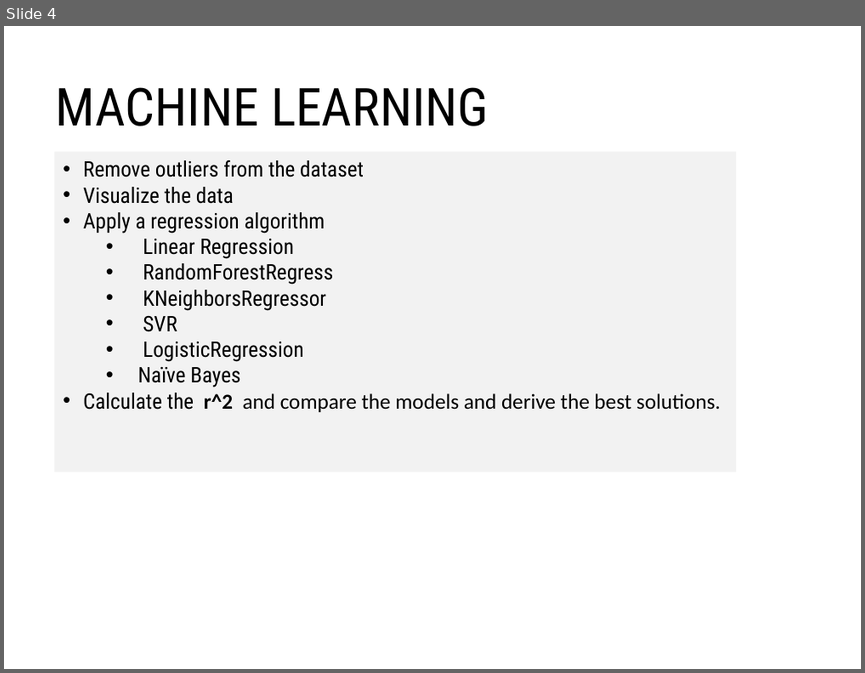
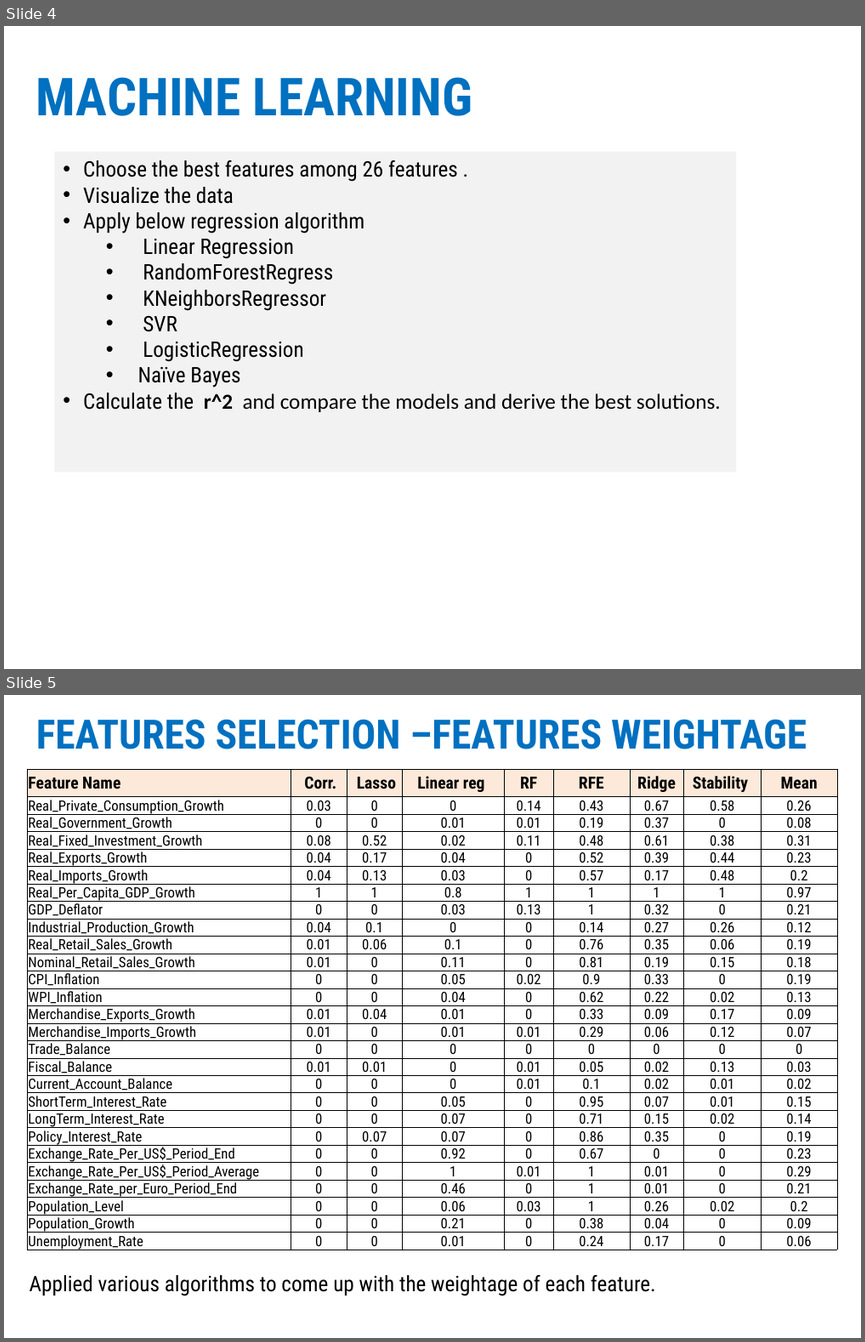
Before and after one commit to gusharani/Project, a slide deck: DS project ppt - Usha.pptx. Shown one above the other, each under a label of ours: slide 4 before the commit, slides 4 and 5 after it. The pictures are 865x673 and 865x1342 pixels, drawn with LibreOffice and Linux fonts; fonts in the diff are those of the drawing. Boxes give left, top, right and bottom in pixels: in the first picture for what was removed or moved away, otherwise in the second. Text is boxed around its words. In the diff, an @@ line names an element or a change of style, - is before the commit and + after.

```diff
--- a/DS project ppt - Usha.pptx
+++ b/DS project ppt - Usha.pptx
@@ slide 5 added at (x1=4, y1=695, x2=861, y2=1338), background #FFFFFF @@
@@ title added at (x1=36, y1=719, x2=806, y2=749), 34 pt, text #0070C0, bold @@
+FEATURES SELECTION –FEATURES WEIGHTAGE
@@ table added at (x1=28, y1=769, x2=837, y2=1259), 27 rows, 9 columns @@
+Feature Name | Corr. | Lasso | Linear reg | RF | RFE | Ridge | Stability | Mean
+Real_Private_Consumption_Growth | 0.03 | 0 | 0 | 0.14 | 0.43 | 0.67 | 0.58 | 0.26
+Real_Government_Growth | 0 | 0 | 0.01 | 0.01 | 0.19 | 0.37 | 0 | 0.08
+Real_Fixed_Investment_Growth | 0.08 | 0.52 | 0.02 | 0.11 | 0.48 | 0.61 | 0.38 | 0.31
+Real_Exports_Growth | 0.04 | 0.17 | 0.04 | 0 | 0.52 | 0.39 | 0.44 | 0.23
+Real_Imports_Growth | 0.04 | 0.13 | 0.03 | 0 | 0.57 | 0.17 | 0.48 | 0.2
+Real_Per_Capita_GDP_Growth | 1 | 1 | 0.8 | 1 | 1 | 1 | 1 | 0.97
+GDP_Deflator | 0 | 0 | 0.03 | 0.13 | 1 | 0.32 | 0 | 0.21
+Industrial_Production_Growth | 0.04 | 0.1 | 0 | 0 | 0.14 | 0.27 | 0.26 | 0.12
+Real_Retail_Sales_Growth | 0.01 | 0.06 | 0.1 | 0 | 0.76 | 0.35 | 0.06 | 0.19
+Nominal_Retail_Sales_Growth | 0.01 | 0 | 0.11 | 0 | 0.81 | 0.19 | 0.15 | 0.18
+CPI_Inflation | 0 | 0 | 0.05 | 0.02 | 0.9 | 0.33 | 0 | 0.19
+WPI_Inflation | 0 | 0 | 0.04 | 0 | 0.62 | 0.22 | 0.02 | 0.13
+Merchandise_Exports_Growth | 0.01 | 0.04 | 0.01 | 0 | 0.33 | 0.09 | 0.17 | 0.09
+Merchandise_Imports_Growth | 0.01 | 0 | 0.01 | 0.01 | 0.29 | 0.06 | 0.12 | 0.07
+Trade_Balance | 0 | 0 | 0 | 0 | 0 | 0 | 0 | 0
+Fiscal_Balance | 0.01 | 0.01 | 0 | 0.01 | 0.05 | 0.02 | 0.13 | 0.03
+Current_Account_Balance | 0 | 0 | 0 | 0.01 | 0.1 | 0.02 | 0.01 | 0.02
+ShortTerm_Interest_Rate | 0 | 0 | 0.05 | 0 | 0.95 | 0.07 | 0.01 | 0.15
+LongTerm_Interest_Rate | 0 | 0 | 0.07 | 0 | 0.71 | 0.15 | 0.02 | 0.14
+Policy_Interest_Rate | 0 | 0.07 | 0.07 | 0 | 0.86 | 0.35 | 0 | 0.19
+Exchange_Rate_Per_US$_Period_End | 0 | 0 | 0.92 | 0 | 0.67 | 0 | 0 | 0.23
+Exchange_Rate_Per_US$_Period_Average | 0 | 0 | 1 | 0.01 | 1 | 0.01 | 0 | 0.29
+Exchange_Rate_per_Euro_Period_End | 0 | 0 | 0.46 | 0 | 1 | 0.01 | 0 | 0.21
+Population_Level | 0 | 0 | 0.06 | 0.03 | 1 | 0.26 | 0.02 | 0.2
+Population_Growth | 0 | 0 | 0.21 | 0 | 0.38 | 0.04 | 0 | 0.09
+Unemployment_Rate | 0 | 0 | 0.01 | 0 | 0.24 | 0.17 | 0 | 0.06
@@ text added at (x1=30, y1=1275, x2=656, y2=1296), 18 pt, text #000000 @@
+Applied various algorithms to come up with the weightage of each feature.
@@ slide 4 changed as well @@
@@ title "MACHINE LEARNING" moved from (x1=55, y1=87, x2=488, y2=126) to (x1=36, y1=77, x2=472, y2=116) @@
@@ title "MACHINE LEARNING" at (x1=36, y1=77, x2=472, y2=116): text colour #000000 to #0070C0, bold on @@
@@ text in rectangle at (x1=83, y1=160, x2=458, y2=182): text changed @@
-• Remove outliers from the dataset
+• Choose the best features among 26 features .
@@ text in rectangle at (x1=83, y1=212, x2=364, y2=233): text changed @@
-• Apply a regression algorithm
+• Apply below regression algorithm
```
Also in this commit, not shown: 3 other slides changed, 1 other slide added, 1 other file.
